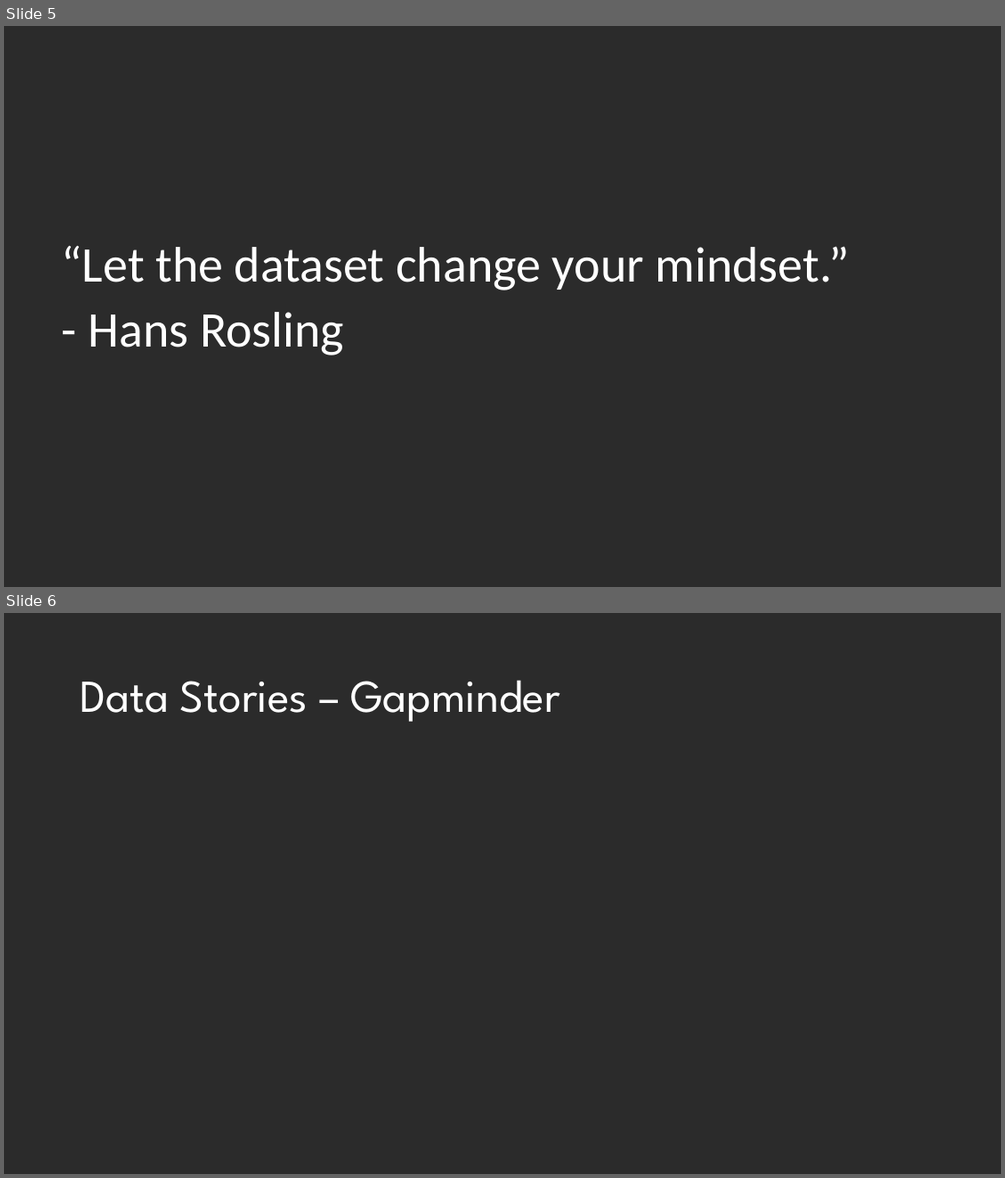
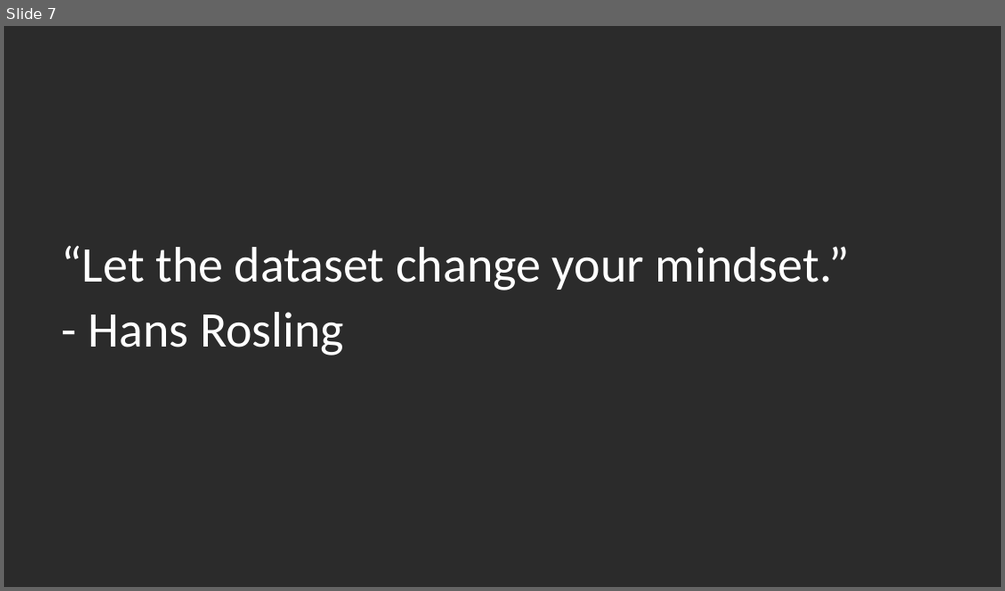
Before and after one commit to DustinEwers/r-talk-demos, a slide deck: slides/r_slides.pptx. Shown one above the other, each under a label of ours: slides 5 and 6 before the commit, slide 7 after it. The pictures are 1005x1178 and 1005x591 pixels, drawn with LibreOffice and Linux fonts; fonts in the diff are those of the drawing; background and template pictures are left out; a plain dark background stands for a picture behind light text. Boxes give left, top, right and bottom in pixels: in the first picture for what was removed or moved away, otherwise in the second. Text is boxed around its words. In the diff, an @@ line names an element or a change of style, - is before the commit and + after.

```diff
--- a/slides/r_slides.pptx
+++ b/slides/r_slides.pptx
@@ slide 6 removed at (x1=4, y1=613, x2=1001, y2=1174), background picture (left out) @@
@@ title removed at (x1=80, y1=680, x2=560, y2=722) @@
-Data Stories – Gapminder
@@ what was slide 5 is now slide 7 @@
```
Also in this commit, not shown: 9 slides changed, 10 slides added, 6 other slides removed.
